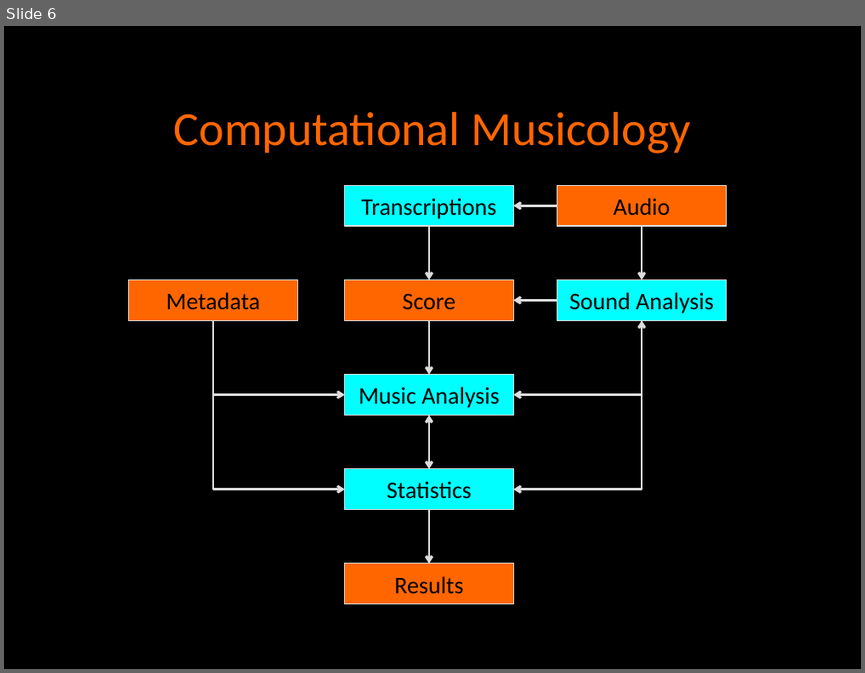
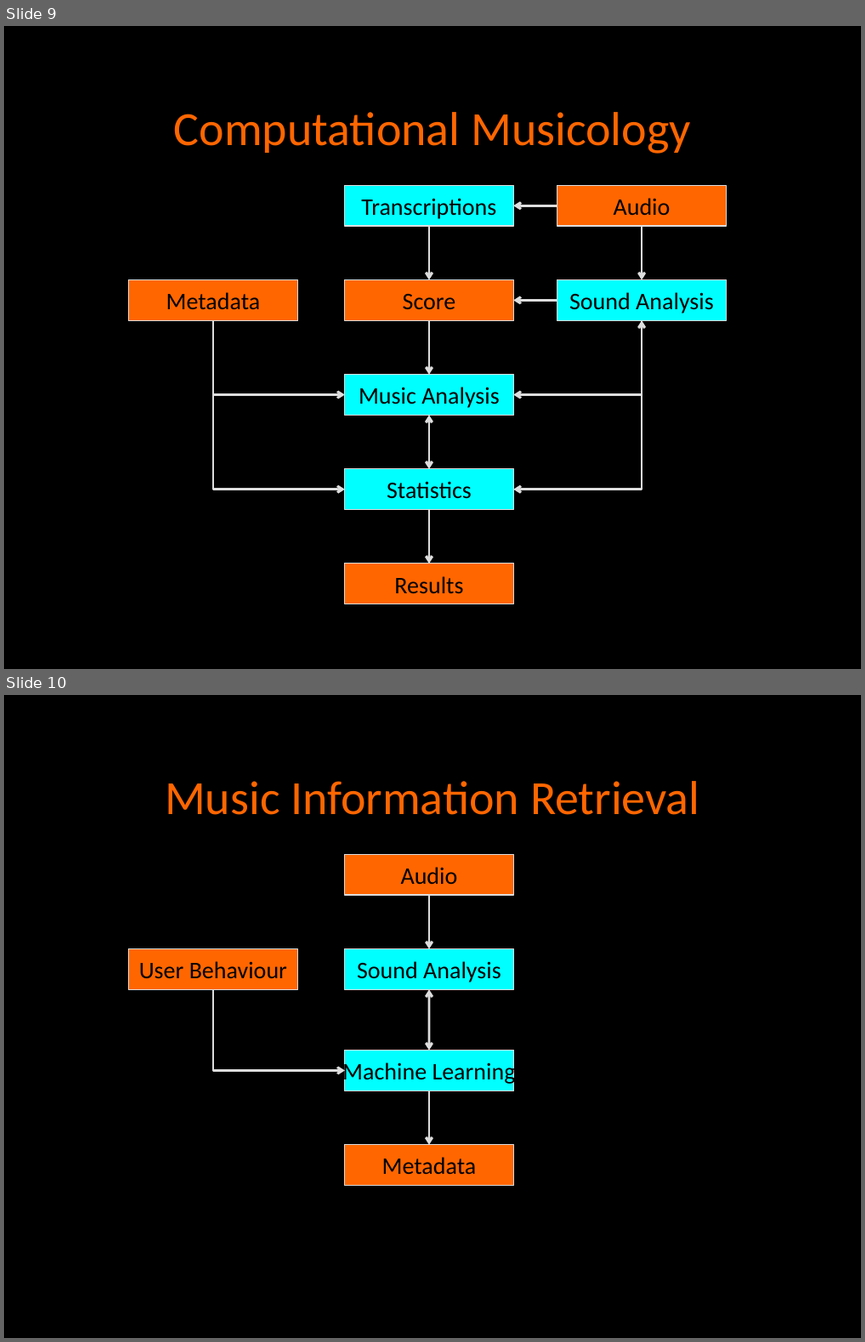
Before and after one commit to klausfrieler/digthatlick_lecture, a slide deck: frieler_ComSysMus_workshop.pptx. Shown one above the other, each under a label of ours: slide 6 before the commit, slides 9 and 10 after it. The pictures are 865x673 and 865x1342 pixels, drawn with LibreOffice and Linux fonts; fonts in the diff are those of the drawing. Boxes give left, top, right and bottom in pixels: in the first picture for what was removed or moved away, otherwise in the second. Text is boxed around its words. In the diff, an @@ line names an element or a change of style, - is before the commit and + after.

```diff
--- a/frieler_ComSysMus_workshop.pptx
+++ b/frieler_ComSysMus_workshop.pptx
@@ slide 10 added at (x1=4, y1=695, x2=861, y2=1338), background #000000; not listed: 2 template elements that a slide beside it also shows @@
@@ title added at (x1=69, y1=744, x2=796, y2=845), outline #000000 0.75 pt, 40 pt, text #FF6600 @@
+Music Information Retrieval
@@ rectangle added at (x1=345, y1=854, x2=514, y2=895), fill #FF6600, outline #DDDDDD 0.75 pt, 20 pt, text #000000 @@
+Audio
@@ arrow added from (429, 895) to (429, 948), #DDDDDD 2 pt @@
@@ rectangle added at (x1=129, y1=948, x2=298, y2=989), fill #FF6600, outline #DDDDDD 0.75 pt, 20 pt, text #000000 @@
+User Behaviour
@@ rectangle added at (x1=345, y1=948, x2=514, y2=989), fill #00FFFF, outline #DDDDDD 0.75 pt, 20 pt, text #000000 @@
+Sound Analysis
@@ elbow arrow added from (213, 989) to (345, 1071), #DDDDDD 2 pt @@
@@ double arrow added from (429, 990) to (429, 1049), #DDDDDD 2 pt @@
@@ rectangle added at (x1=345, y1=1049, x2=514, y2=1090), fill #00FFFF, outline #DDDDDD 0.75 pt, 20 pt, text #000000 @@
+Machine Learning
@@ arrow added from (429, 1091) to (429, 1145), #DDDDDD 2 pt @@
@@ rectangle added at (x1=345, y1=1145, x2=514, y2=1185), fill #FF6600, outline #DDDDDD 0.75 pt, 20 pt, text #000000 @@
+Metadata
@@ what was slide 6 is now slide 9 @@
```
Also in this commit, not shown: 6 slides changed, 9 other slides added, 1 slide removed, 1 other file.
